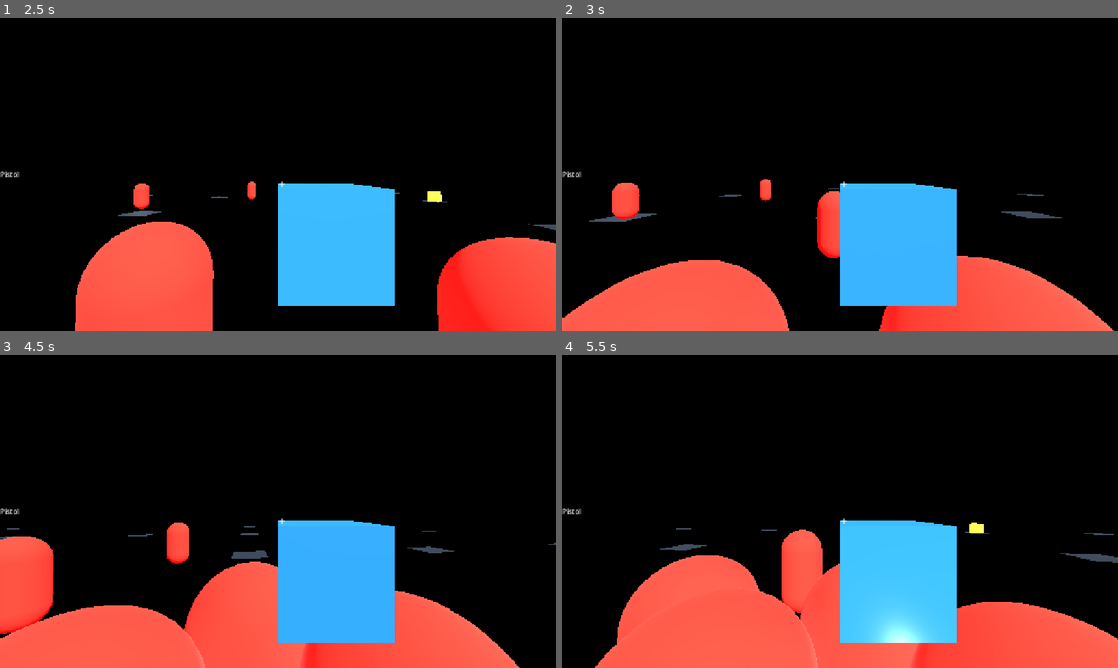
Above: before the commit, frames 1-4 (two rows, left to right).
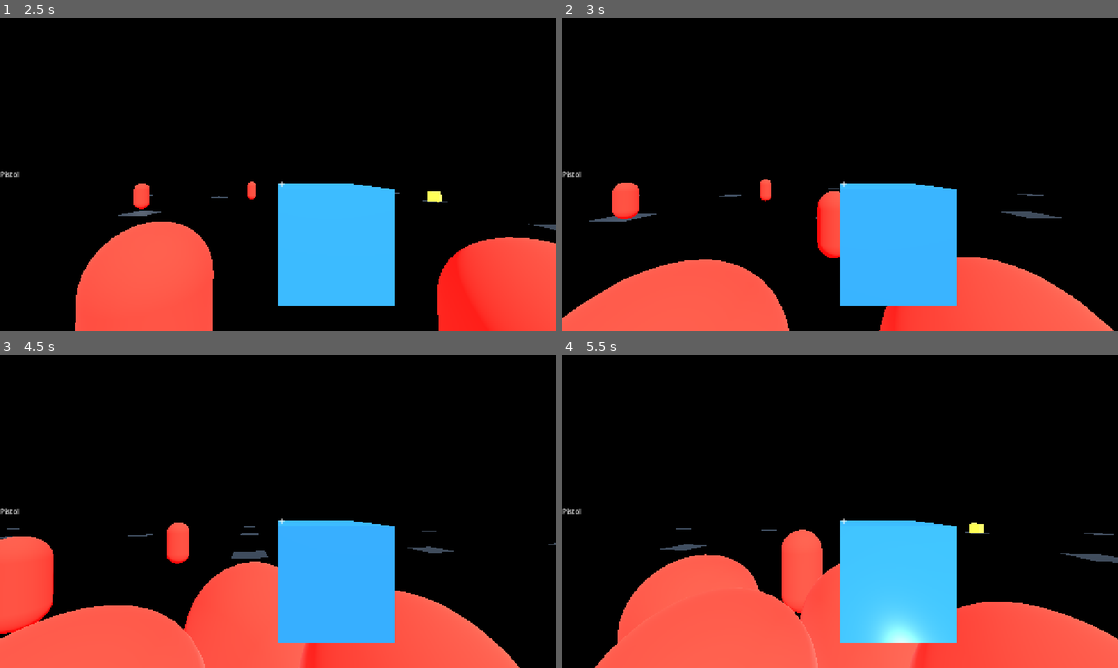
Above: after the commit, the same moments.

Repository: JustSadSock/bombastik
Game: Godot game, scene res://scenes/Main.tscn
Two runs of this game, one before a commit and one after it. Both use one fixed random seed, a clock stepped at 60 frames per second and the inputs below.
Inputs (mouse positions are in pixels of both pictures, inside the frame that each line leads up to):
- Up to frame 1 (2.5 s): tap Enter at 0.5 s; move the mouse to (272, 180) at 0.52 s; move the mouse to (316, 177) at 1.27 s; move the mouse to (233, 171) at 2.02 s
- Up to frame 2 (3 s): move the mouse to (845, 174) at 2.77 s
- Up to frame 3 (4.5 s): move the mouse to (255, 505) at 3.52 s; move the mouse to (305, 511) at 4.27 s
- Up to frame 4 (5.5 s): move the mouse to (812, 511) at 5.02 s

Frame 1 is identical in both runs. In frame 2, less than 0.1% of the frame differs, in the area x 0-98%, y 76-100%; in frame 3, less than 0.1%; in frame 4, less than 0.1%.
Error in both runs: Invalid access to property or key 'translation' on a base object of type 'Camera3D'. (res://scripts/player.gd:181)

Commit message:
Fix spawn positioning warnings and clean head bob signature

Diff:
--- a/scripts/game.gd
+++ b/scripts/game.gd
@@ -36,7 +36,7 @@
         child.queue_free()
     for x in range(grid_size.x):
         for y in range(grid_size.y):
-            if rng.randf() < 0.12 and not (x == grid_size.x / 2 and y == grid_size.y / 2):
+            if rng.randf() < 0.12 and not (x == grid_size.x / 2.0 and y == grid_size.y / 2.0):
                 continue
             var tile = tile_scene.instantiate()
             tile.position = Vector3(x * tile_size, 0, y * tile_size)
@@ -57,20 +57,21 @@
         var pickup = pickup_scene.instantiate()
         pickup.weapon_id = data.get("id")
         pickup.display_name = data.get("name")
-        var position = get_random_floor_position() + Vector3(0, 0.5, 0)
-        pickup.global_transform.origin = position
+        var pickup_position = get_random_floor_position() + Vector3(0, 0.5, 0)
         var label = pickup.get_node_or_null("Label3D")
         if label:
             label.text = data.get("name")
         container.add_child(pickup)
+        pickup.global_transform.origin = pickup_position
 
 func spawn_enemies():
     var container = $Enemies
     for i in range(8):
         var enemy = enemy_scene.instantiate()
         enemy.target = player
-        enemy.global_transform.origin = get_random_floor_position() + Vector3(0, 0.5, 0)
+        var enemy_position = get_random_floor_position() + Vector3(0, 0.5, 0)
         container.add_child(enemy)
+        enemy.global_transform.origin = enemy_position
 
 func get_random_floor_position() -> Vector3:
     if floor_positions.is_empty():
--- a/scripts/player.gd
+++ b/scripts/player.gd
@@ -159,7 +159,7 @@
     if shape:
         shape.height = lerp(shape.height, 1.2 if is_crouching else 1.8, 8.0 * delta)
 
-func apply_headbob(delta: float, direction: Vector3):
+func apply_headbob(delta: float, _direction: Vector3):
     var horizontal_speed = Vector2(velocity.x, velocity.z).length()
     if is_on_floor() and horizontal_speed > 0.5:
         bob_time += delta * head_bob_speed * clamp(horizontal_speed / speed, 0.6, 2.0)
